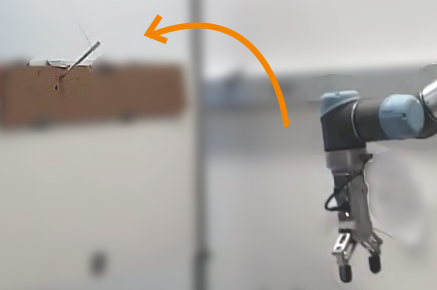
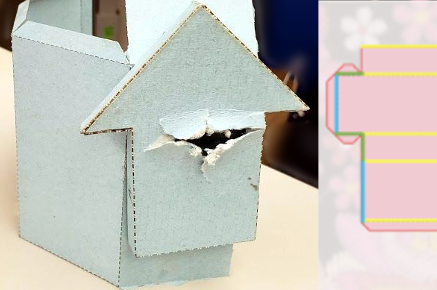
Comparing the layer stacks of the two w=437, h=290 images. Changes:
added layer "Pasted Layer #10" above "pend.png" over [318, 0, 437, 290]
added layer "pend.png" above "Layer #1" over [0, 0, 423, 290]
